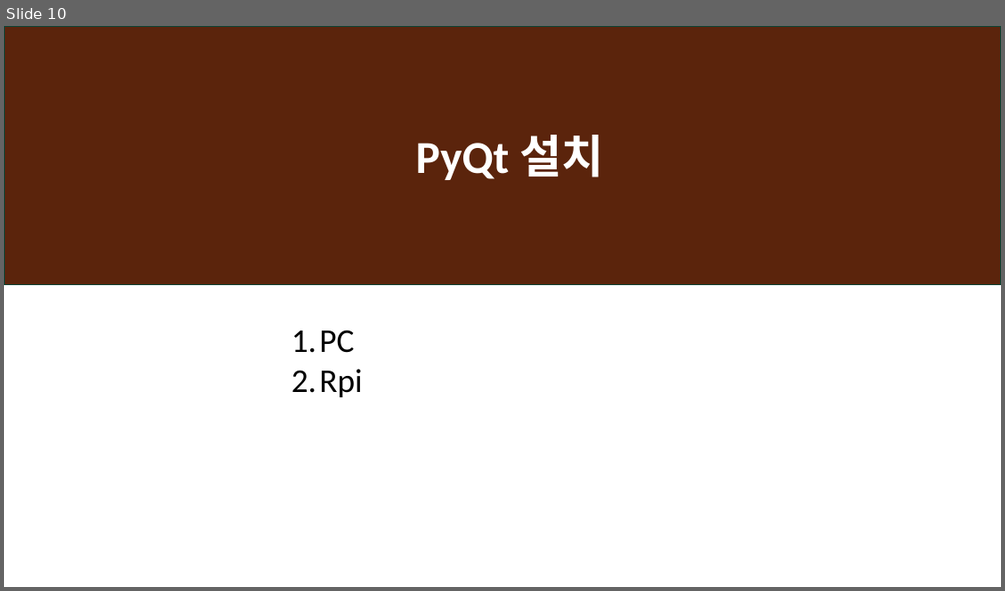
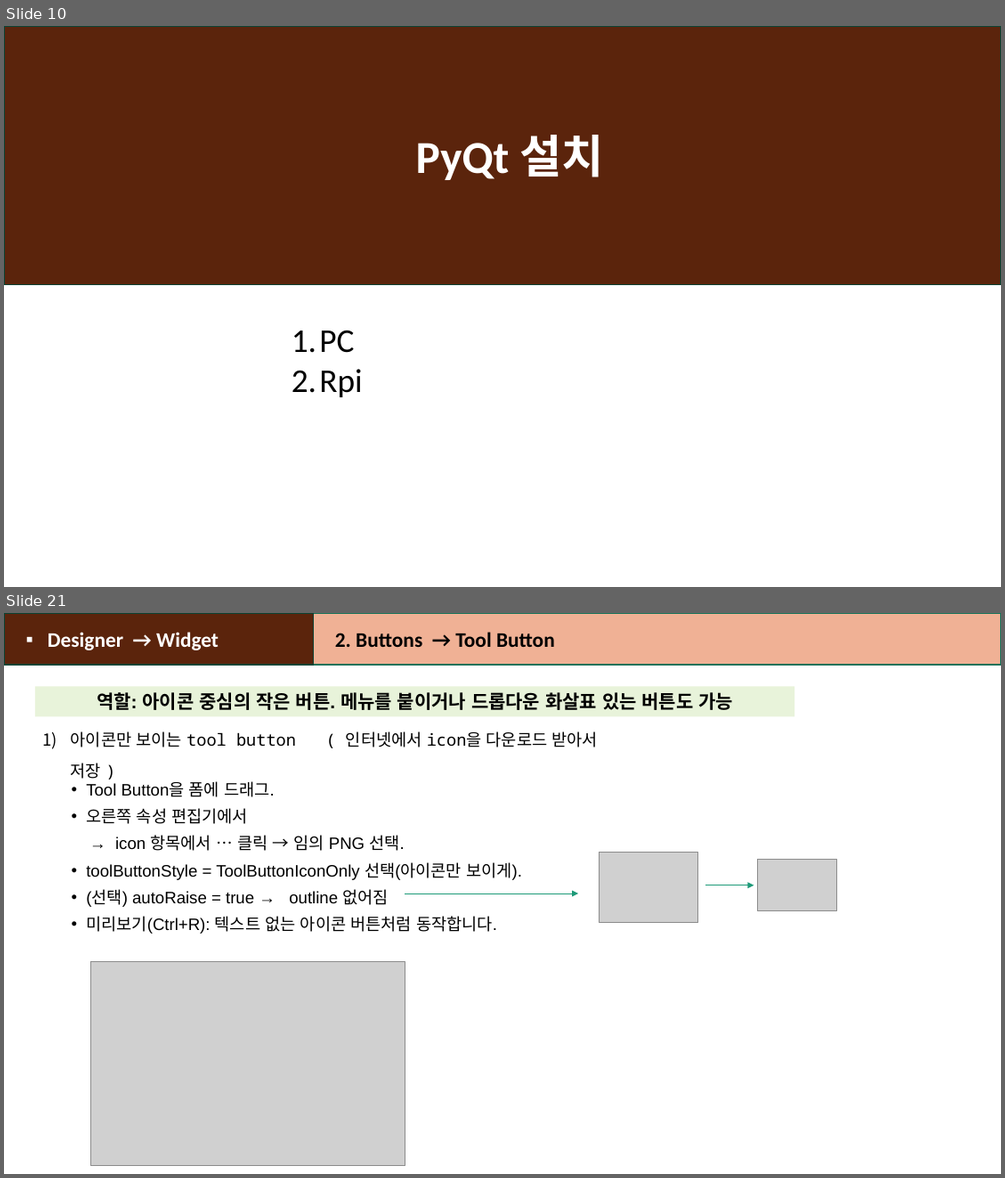
Before and after one commit to heartcom/Linux-Program, a slide deck: 2_Rpi_GPIO_DHT11_PyQt.pptx. Shown one above the other, each under a label of ours: slide 10 before the commit, slides 10 and 21 after it; the slides between them are not shown. The pictures are 1005x591 and 1005x1178 pixels, drawn with LibreOffice and Linux fonts; fonts in the diff are those of the drawing; grey boxes stand for pictures. Boxes give left, top, right and bottom in pixels: in the first picture for what was removed or moved away, otherwise in the second. Text is boxed around its words. In the diff, an @@ line names an element or a change of style, - is before the commit and + after.

```diff
--- a/2_Rpi_GPIO_DHT11_PyQt.pptx
+++ b/2_Rpi_GPIO_DHT11_PyQt.pptx
@@ slide 21 added at box(4, 613, 1001, 1174), background #FFFFFF @@
@@ rectangle added at box(4, 613, 313, 665), fill #5C240C, outline #0D4335 1 pt, 20 pt, text #FFFFFF, bold @@
+▪ Designer → Widget
@@ rectangle added at box(313, 613, 1001, 665), fill #F0B195, outline #157259 1 pt, 20 pt, text #000000, bold @@
+2. Buttons → Tool Button
@@ rectangle added at box(35, 686, 795, 716), fill #E8F3DA, 18 pt, text #000000, bold @@
+역할: 아이콘 중심의 작은 버튼. 메뉴를 붙이거나 드롭다운 화살표 있는 버튼도 가능
@@ text added at box(71, 731, 598, 779), 16 pt, text #000000 @@
+1) 아이콘만 보이는 tool button ( 인터넷에서 icon을 다운로드 받아서 저장 )
@@ text added at box(86, 781, 522, 933), 16 pt, text #000000 @@
+• Tool Button을 폼에 드래그.
+• 오른쪽 속성 편집기에서
+→ icon 항목에서 … 클릭 → 임의 PNG 선택.
+• toolButtonStyle = ToolButtonIconOnly 선택(아이콘만 보이게).
+• (선택) autoRaise = true → outline 없어짐
+• 미리보기(Ctrl+R): 텍스트 없는 아이콘 버튼처럼 동작합니다.
@@ picture added at box(599, 852, 698, 923) @@
@@ picture added at box(758, 860, 836, 911) @@
@@ arrow added from (404, 893) to (578, 893), #1D9A78 0.5 pt @@
@@ arrow added from (706, 885) to (754, 885), #1D9A78 0.5 pt @@
@@ picture added at box(90, 962, 404, 1165) @@
```
Also in this commit, not shown: 12 slides changed, 28 other slides added, 1 other file.
